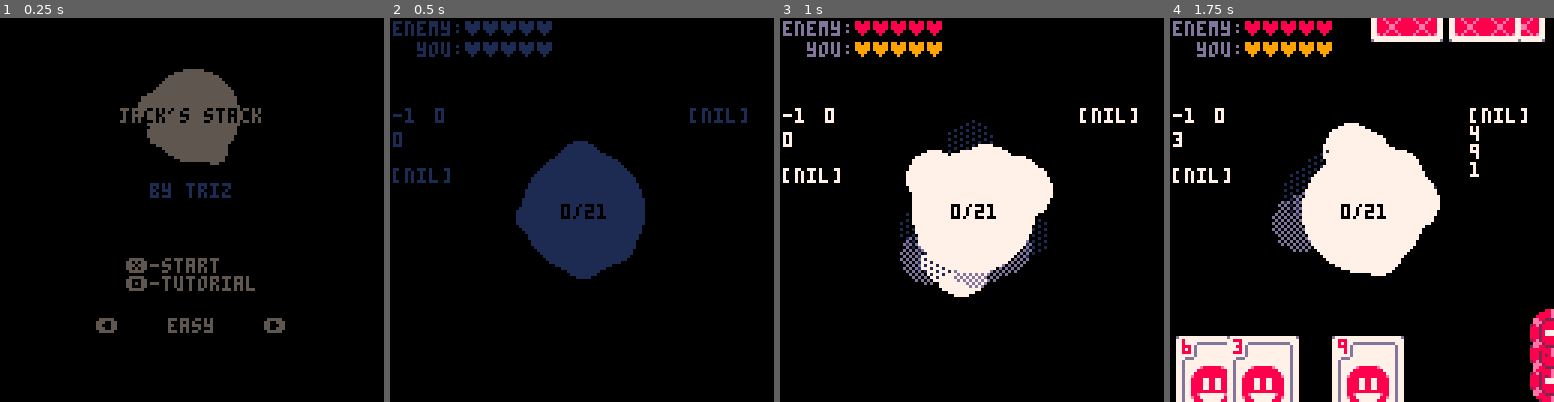
Above: before the commit, frames 1-4 (left to right).
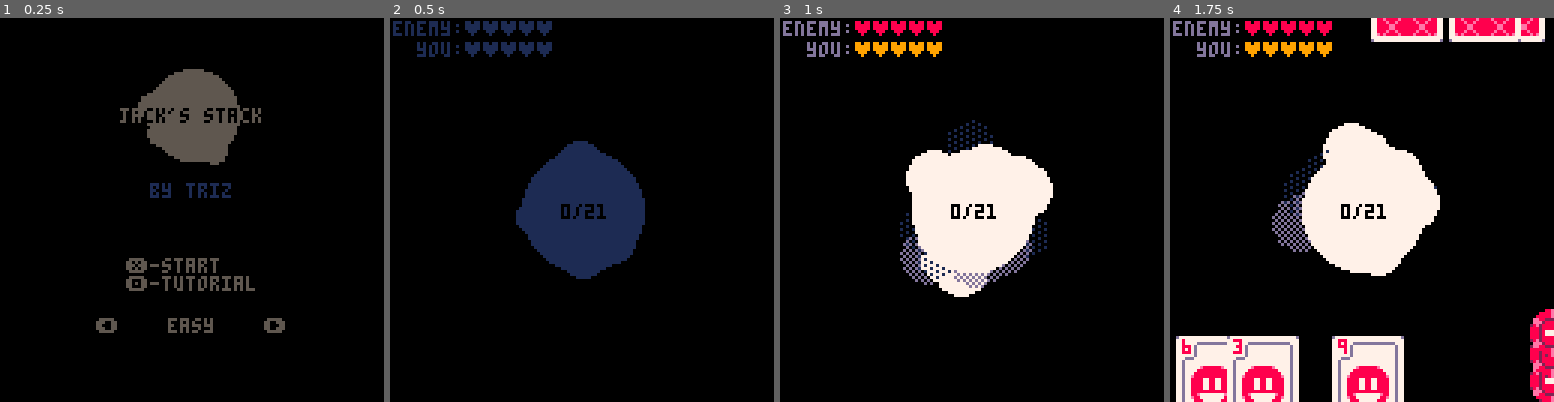
Above: after the commit, the same moments.

Repository: GerrZa/pico8-repo
Game: PICO-8 cartridge blackjack.p8
Same seed, same stepped clock (60 frames per second), same inputs: the game is played once before the commit and once after it.
Inputs:
- Up to frame 1 (0.25 s): no input
- Up to frame 2 (0.5 s): tap X (X key) at 0.33 s
- Up to frame 3 (1 s): tap O (Z key) at 0.7 s
- Up to frame 4 (1.75 s): tap X (X key) at 1.07 s; hold Right from 1.6 s (still down); tap O (Z key) at 1.7 s

Frame 1 is identical in both runs. In frame 2, 0.7% of the frame differs, in the area x 0-93%, y 23-43%; in frame 3, 0.7%; in frame 4, 0.9%.

Commit message:
jack's stack v0.9.6

Diff:
--- a/blackjack.p8
+++ b/blackjack.p8
@@ -1,7 +1,7 @@
 pico-8 cartridge // http://www.pico-8.com
 version 42
 __lua__
---jack's stack v0.9.5
+--jack's stack v0.9.6
 --by triz
 
 gscene = {
@@ -476,15 +476,15 @@
 			camera(0,0)
 		end
 
-		print(s.lastmove,1,30,7)
-		print(#s.etok,1,38,7)
-		print(s.emich,1,50,7)
-		print(s.laststack,15,30,7)
-		cursor(100,30,7)
-		print(s.ecp)
-		for i in all(s.ecard) do
-		 print(i.val)
-		end
+--		print(s.lastmove,1,30,7)
+--		print(#s.etok,1,38,7)
+--		print(s.emich,1,50,7)
+--		print(s.laststack,15,30,7)
+--		cursor(100,30,7)
+--		print(s.ecp)
+--		for i in all(s.ecard) do
+--		 print(i.val)
+--		end
 	end,
 
 	update=--★
@@ -768,14 +768,18 @@
 function(s)
  if btnp(❎)then
   scene=gscene:new()
+  sfx(7)
  end
  if btnp(🅾️) then
  	scene=tutor:new()
+ 	sfx(8)
  end
  if btnp(⬅️) then
   changedif(-1)
+  sfx(1)
  elseif btnp(➡️) then
   changedif(1)
+  sfx(1)
  end
 
  local nc={x=64,y=32,r=4,l=14,c=7,d=rnd(1),sp=2}
@@ -927,6 +931,7 @@
 			else
 			 scene=title:new()
 			end
+			 sfx(9)
 		end
 
   if (s.state>0) s.fade+=0.5
@@ -988,28 +993,30 @@
 	 	print("?",63,38,0)
 
 	 elseif s.state==2 then
-	 	for i=1,3 do
-	 	 spr(1,15+(6*i),20,3,4)
-	 	 spr(1,15+(6*i),60,3,4)
-	 	 if i>2 then
-		 	 spr(7,55+(10*i),20,2,2)
-	 	 else
-		 	 spr(39,55+(10*i),20,2,2)
-	 	 end
-	 	 if i==2 then
-		 	 spr(39,55+(10*i),60,2,2)
-	 	 else
-		 	 spr(7,55+(10*i),60,2,2)
-	 	 end
-	 	 print("x",17+(6*i),21,8)
-	 	 print("x",17+(6*i),61,8)
+	 	for i=1,4 do
+	 		if i<4 then
+		 	 spr(1,15+(6*i),20,3,4)
+		 	 spr(1,15+(6*i),60,3,4)
+		 	 print("x",17+(6*i),21,8)
+		 	 print("x",17+(6*i),61,8)
+	 		end
+
+	 		if i==4 then
+	 			spr(41,58+(i*8),20,2,2)
+	 			spr(41,58+(i*8),60,2,2)
+	 		else
+	 		 spr(7,58+(i*8),20,2,2)
+	 		 spr(7,58+(i*8),60,2,2)
+	 		end
+
 	 	end
 
-	 	cursor(10,100,7)
-	  print("you can hold up to 3 cards")
-	  print("and 3 +/-tokens. fill up")
-	  print("the stack with 1 card and")
-	  print("1 token.")
+	 	cursor(0,100,7)
+	  print("hold up to 3 cards start with")
+	  print("3 minus tokens and 1 infinite")
+	  print("use plus token. fill the stack")
+	  print("with cards and tokens. who-")
+	  print("reach 21 first win.")
 		elseif s.state>=3 then
 		 print("0 > stack > 21 = ",23,50,8)
 		 spr(9,91,48,2,2)
Not shown, changed: the sound effects (__sfx__) section of blackjack.p8
Not shown, changed: html/jacksstack.zip
Not shown, changed: html/jacksstack/jacksstack.js
